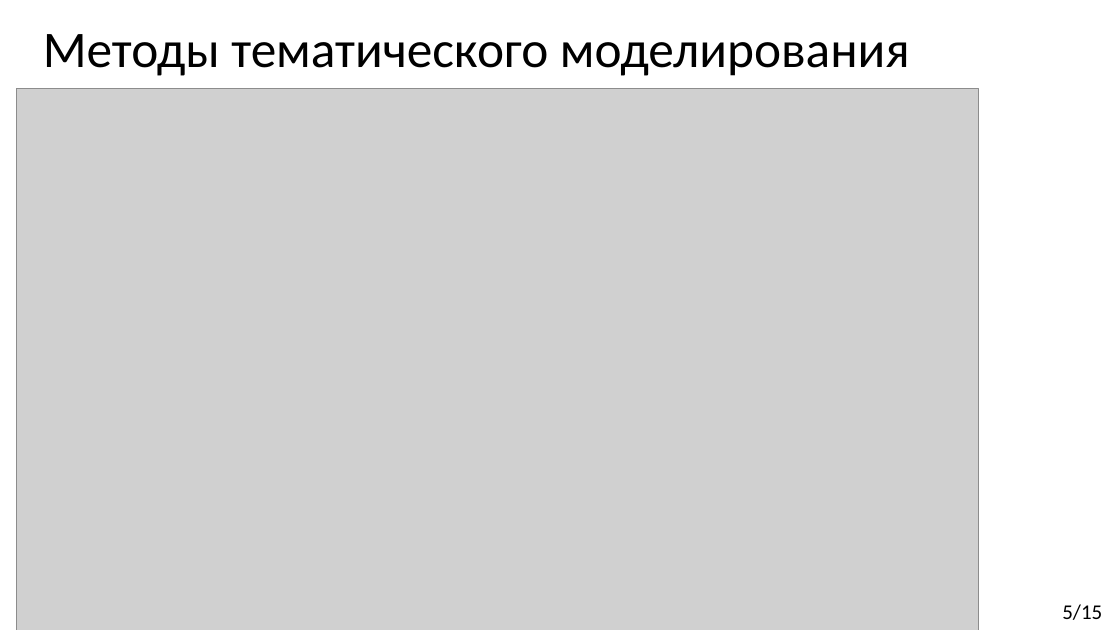
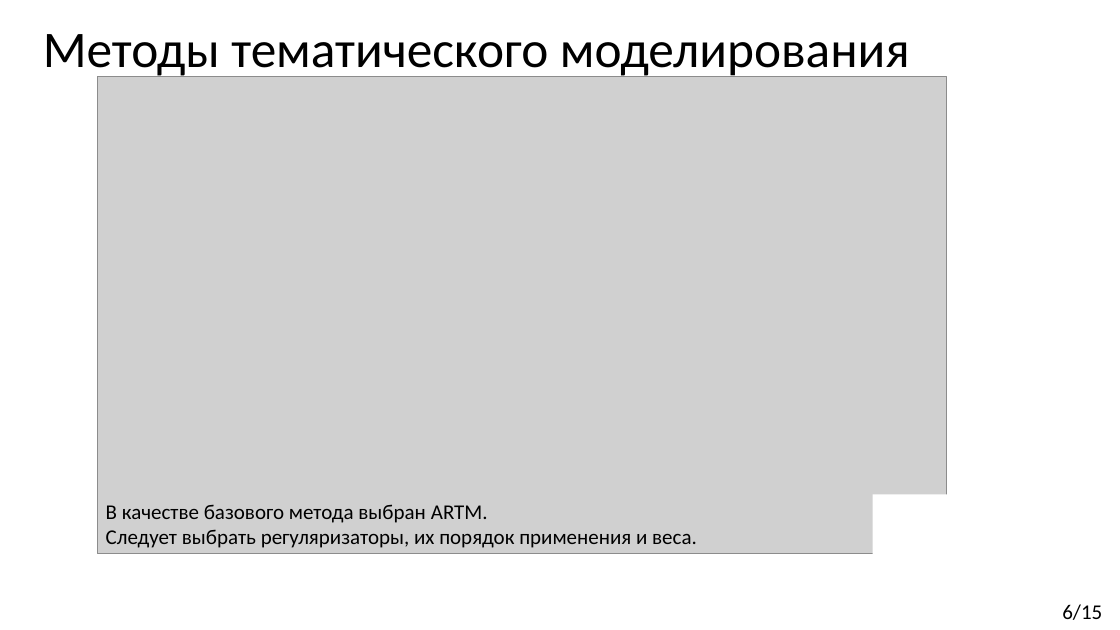
Before and after one commit to Kirmark/bachelor-qualification-work, a slide deck: slide 6 of presentation/presentation.pptx (slide 5 before the commit). Drawn at 1120x630 pixels with LibreOffice and Linux fonts; fonts in the diff are those of the drawing; grey boxes stand for pictures. Boxes give left, top, right and bottom in pixels: in the first picture for what was removed or moved away, otherwise in the second. Text is boxed around its words. In the diff, an @@ line names an element or a change of style, - is before the commit and + after.

```diff
--- a/presentation/presentation.pptx
+++ b/presentation/presentation.pptx
@@ picture: place and size @@
-picture at box(16, 89, 979, 630)
+picture at box(97, 76, 947, 555)
@@ text added at box(106, 504, 697, 548), 18 pt, text #000000 @@
+В качестве базового метода выбран ARTM.
+Следует выбрать регуляризаторы, их порядок применения и веса.
@@ rectangle added at box(873, 495, 983, 555), fill #FFFFFF @@
@@ text at box(1062, 604, 1102, 620): text changed @@
-5/15
+6/15
```
Also in this commit, not shown: 8 other slides changed, 4 slides added, 4 slides removed, 5 other files.
